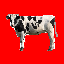
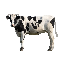
Before/after of a w=64, h=64 layered artwork. What changed in the layer stack:
hid "Layer 2" over [0, 0, 64, 64]
